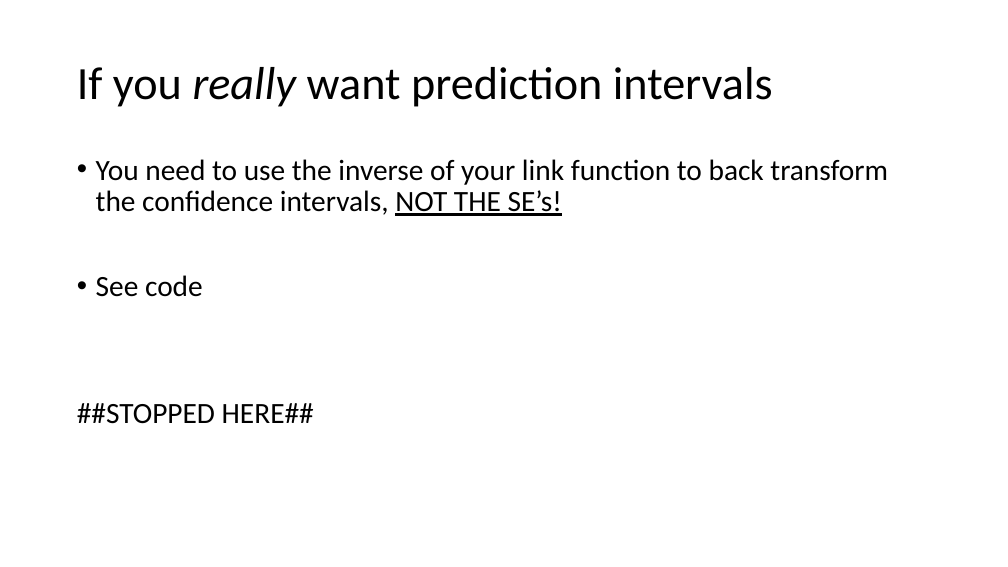
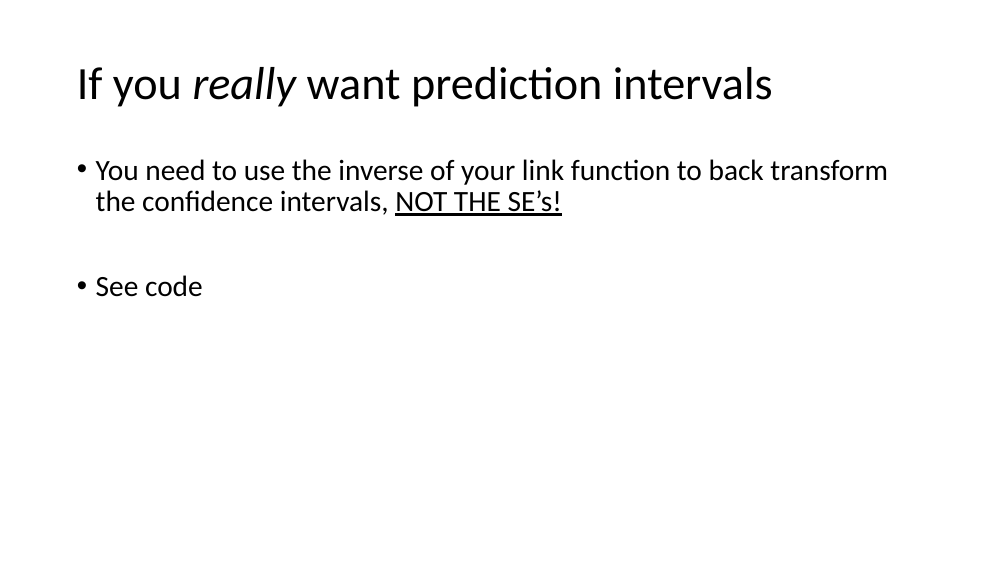
Before and after one commit to VTQuantMethodsEEB/klangwig, a slide deck: slide 33 of lectures/week_10_glms/le10_glms.pptx (slide 31 before the commit). Drawn at 1008x567 pixels with LibreOffice and Linux fonts; fonts in the diff are those of the drawing. Boxes give left, top, right and bottom in pixels: in the first picture for what was removed or moved away, otherwise in the second. Text is boxed around its words. In the diff, an @@ line names an element or a change of style, - is before the commit and + after.

```diff
--- a/lectures/week_10_glms/le10_glms.pptx
+++ b/lectures/week_10_glms/le10_glms.pptx
@@ text at (77, 403, 314, 424): paragraph removed @@
-##STOPPED HERE##
```
Also in this commit, not shown: 3 other slides changed, 3 slides added, 1 slide removed, 31 other files.
